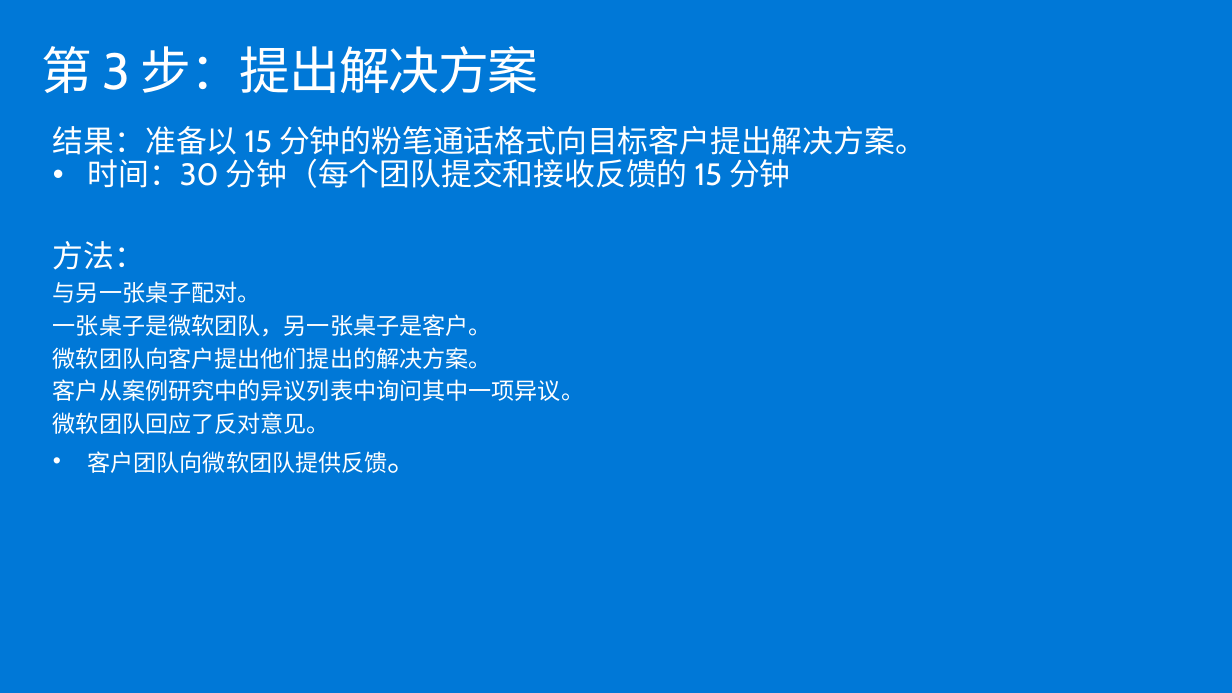
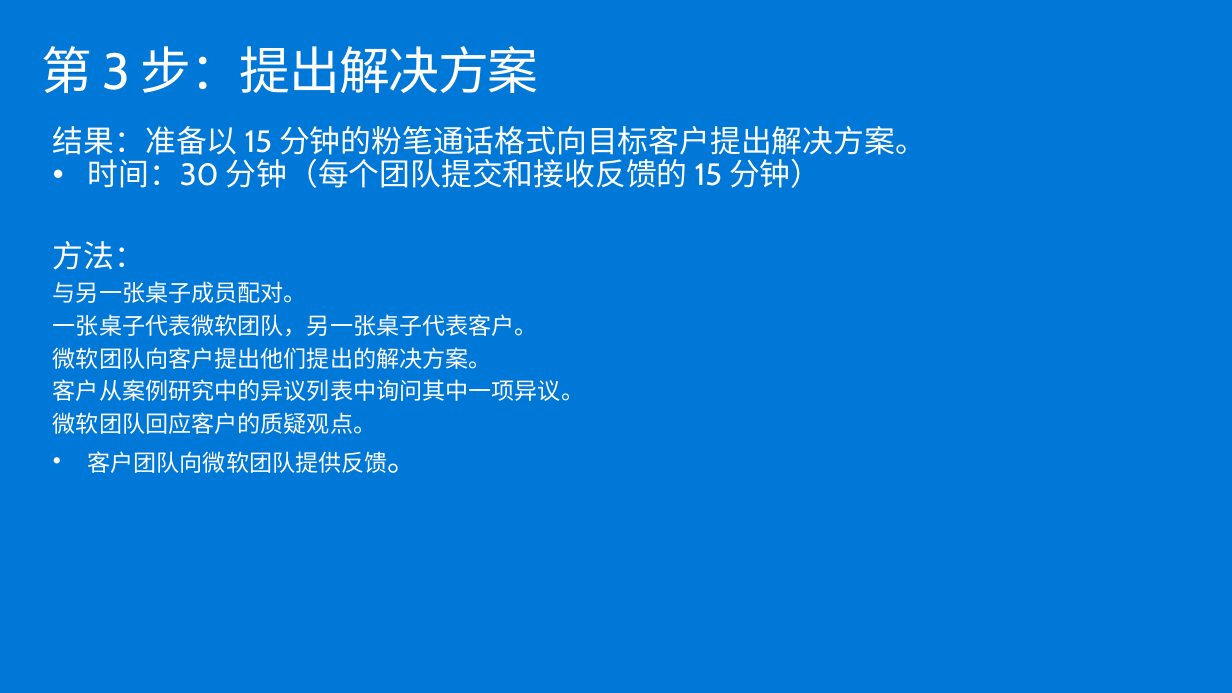
Before and after one commit to Azure/OCPCHINATECH, a slide deck: slide 16 of OCPPTSCSAHandsonLabs/MCW-Cloud-native-applications/Whiteboard design session/白板设计讲师presentation.pptx. Drawn at 1232x693 pixels with LibreOffice and Linux fonts; fonts in the diff are those of the drawing. Boxes give left, top, right and bottom in pixels: in the first picture for what was removed or moved away, otherwise in the second. Text is boxed around its words. In the diff, an @@ line names an element or a change of style, - is before the commit and + after.

```diff
--- a/OCPPTSCSAHandsonLabs/MCW-Cloud-native-applications/Whiteboard design session/白板设计讲师presentation.pptx
+++ b/OCPPTSCSAHandsonLabs/MCW-Cloud-native-applications/Whiteboard design session/白板设计讲师presentation.pptx
@@ text at <box>53,126,926,473</box>: text changed @@
-• 结果：准备以 15 分钟的粉笔通话格式向目标客户提出解决方案。
-  时间：30 分钟（每个团队提交和接收反馈的 15 分钟
-• 方法：
-  与另一张桌子配对。
-  一张桌子是微软团队，另一张桌子是客户。
-  微软团队向客户提出他们提出的解决方案。
-  客户从案例研究中的异议列表中询问其中一项异议。
-  微软团队回应了反对意见。
-  客户团队向微软团队提供反馈。
+• 结果：准备以 15 分钟的粉笔通话格式向目标客户提出解决方案。
+  时间：30 分钟（每个团队提交和接收反馈的 15 分钟）
+• 方法：
+  与另一张桌子成员配对。
+  一张桌子代表微软团队，另一张桌子代表客户。
+  微软团队向客户提出他们提出的解决方案。
+  客户从案例研究中的异议列表中询问其中一项异议。
+  微软团队回应客户的质疑观点。
+  客户团队向微软团队提供反馈。
```
Also in this commit, not shown: 7 other slides changed, 3 other files.
